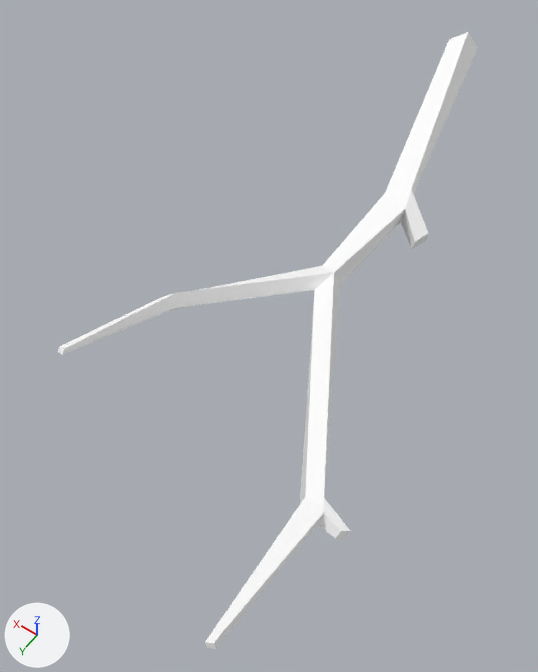
Two versions of the glTF model public/siege/scifi/nature_SM_Tree_Twig_01.gltf, one commit apart.
One viewpoint serves both versions: a 50 mm lens placed at (-0.295, 0.707, 0.641), pointed at (0.023, 0.262, -0.059). Arrows for +X, +Y and +Z are at lower left; the lights stay in place. The older version comes first. Where no turn or scale is listed for an object, it has been applied to the vertices.

The first picture shows 'SM_Tree_Twig_01'.
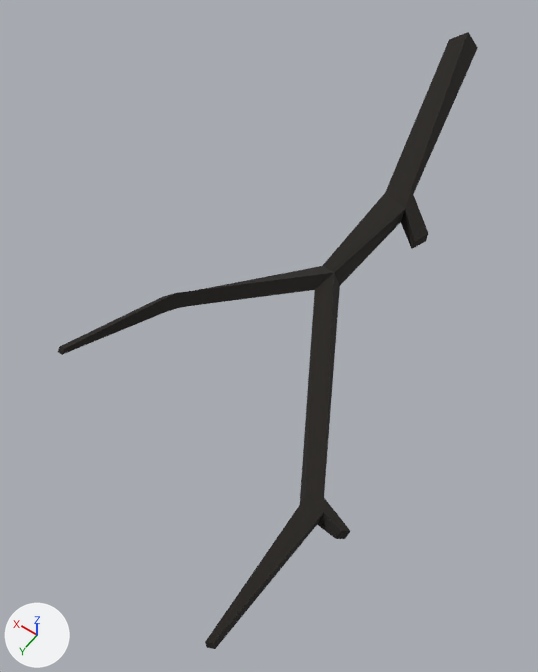
What changed in the scene script:
```text
Add img_polygonnature_04:
    img_polygonnature_04 = load_image('PolygonNature_04', 'PolygonNature_04.webp', 512, 512, 'sRGB')
Change mat_lambert2:
    remove mat_lambert2.base_color = (1.0, 1.0, 1.0)  # white #ffffff
    add mat_lambert2.texture = img_polygonnature_04
```

Location of each change, (x1, y1, x2, y2) in pixels of the pictures (538 x 672 px):
'SM_Tree_Twig_01', surface changed: (58, 32, 478, 649) in both
